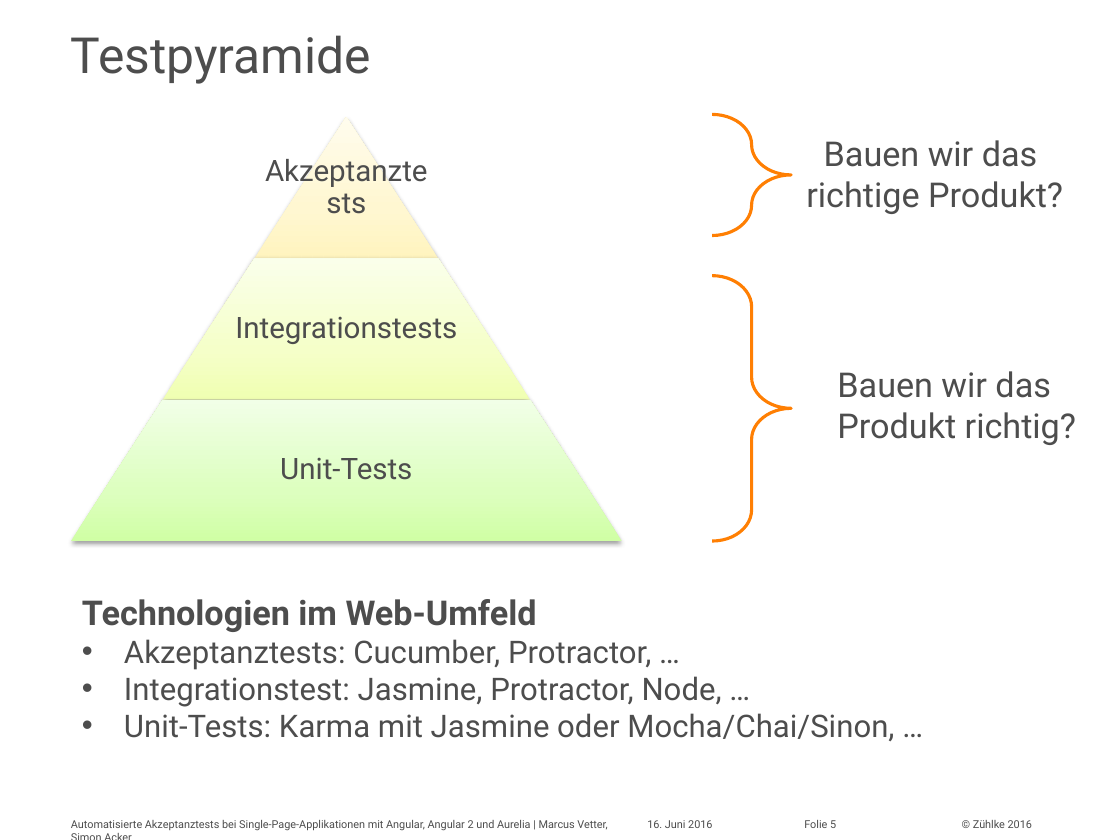
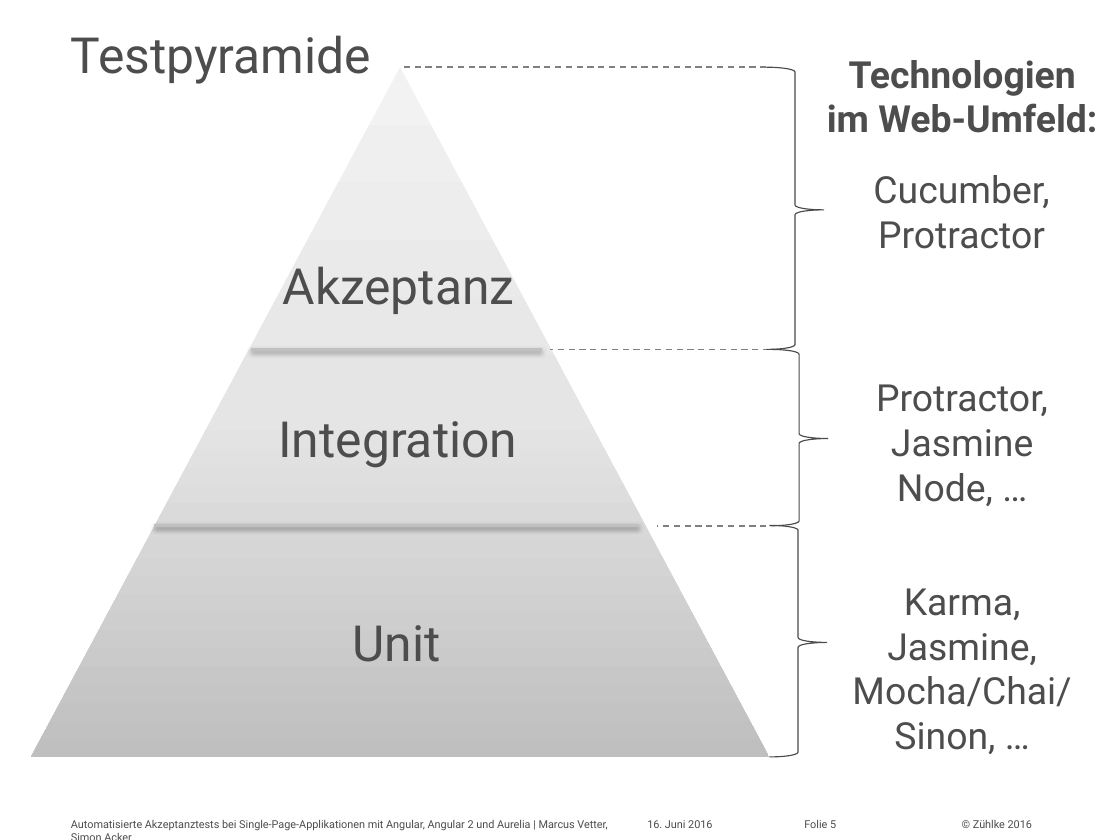
Before and after one commit to marcusvetter/yoda-chat, a slide deck: slide 5 of Vortrag_KE2016_MAVE_SIA.pptx. Drawn at 1120x840 pixels with LibreOffice and Linux fonts; fonts in the diff are those of the drawing. Boxes give left, top, right and bottom in pixels: in the first picture for what was removed or moved away, otherwise in the second. Text is boxed around its words. In the diff, an @@ line names an element or a change of style, - is before the commit and + after.

Commit message:
Finalized slides and improved e2e tests (esp. cucumber steps)

```diff
--- a/Vortrag_KE2016_MAVE_SIA.pptx
+++ b/Vortrag_KE2016_MAVE_SIA.pptx
@@ triangle added at [31,67,769,757], fill gradient #F2F2F2 to #E6E6E6 to #BFBFBF @@
@@ line added from (766, 67) to (400, 67), #808080 1 pt dashed @@
@@ right brace added at [766,67,823,349], outline #4B4B4B 0.75 pt @@
@@ text added at [827,60,1097,133], 24 pt, text #4D4D4D, bold @@
+Technologien im Web-Umfeld:
@@ right brace removed at [712,114,792,235] @@
@@ text removed at [806,140,1063,214] @@
-Bauen wir das
-richtige Produkt?
@@ text added at [873,175,1049,249], 24 pt, text #4D4D4D @@
+Cucumber,
+Protractor
@@ text added at [283,266,515,314], 32 pt, text #4D4D4D @@
+Akzeptanz
@@ line added from (251, 349) to (542, 349), #C0C0C0 2 pt @@
@@ line added from (769, 349) to (550, 349), #808080 1 pt dashed @@
@@ right brace: place and size @@
-right brace at [712,276,792,541]
+right brace at [771,349,828,525]
@@ right brace at [771,349,828,525]: outline #FF7F04 2 pt to #4B4B4B 0.75 pt; proportions changed @@
@@ text removed at [837,371,1076,445] @@
-Bauen wir das
-Produkt richtig?
@@ text added at [876,384,1048,506], 24 pt, text #4D4D4D @@
+Protractor,
+Jasmine
+Node, …
@@ group removed at [71,118,622,670]: 3 trapezoids, 2 texts @@
-Akzeptanztests
-Integrationstests
@@ text added at [278,421,517,468], 32 pt, text #4D4D4D @@
+Integration
@@ line added from (155, 525) to (640, 525), #C0C0C0 2 pt @@
@@ line added from (766, 525) to (657, 525), #808080 1 pt dashed @@
@@ right brace added at [769,525,827,757], outline #4B4B4B 0.75 pt @@
@@ text removed at [82,599,894,741] @@
-Technologien im Web-Umfeld
-• Akzeptanztests: Cucumber, Protractor, …
-• Integrationstest: Jasmine, Protractor, Node, …
-• Unit-Tests: Karma mit Jasmine oder Mocha/Chai/Sinon, …
@@ text added at [852,588,1071,754], 24 pt, text #4D4D4D @@
+Karma,
+Jasmine,
+Mocha/Chai/
+Sinon, …
@@ text "Unit" at [353,625,441,662]: vertical alignment middle to top @@
@@ text at [353,625,441,662]: text changed; size 19 to 32 pt @@
-Unit-Tests
+Unit
```
Also in this commit, not shown: 13 other slides changed, 6 slides added, 3 slides removed, 9 other files.
